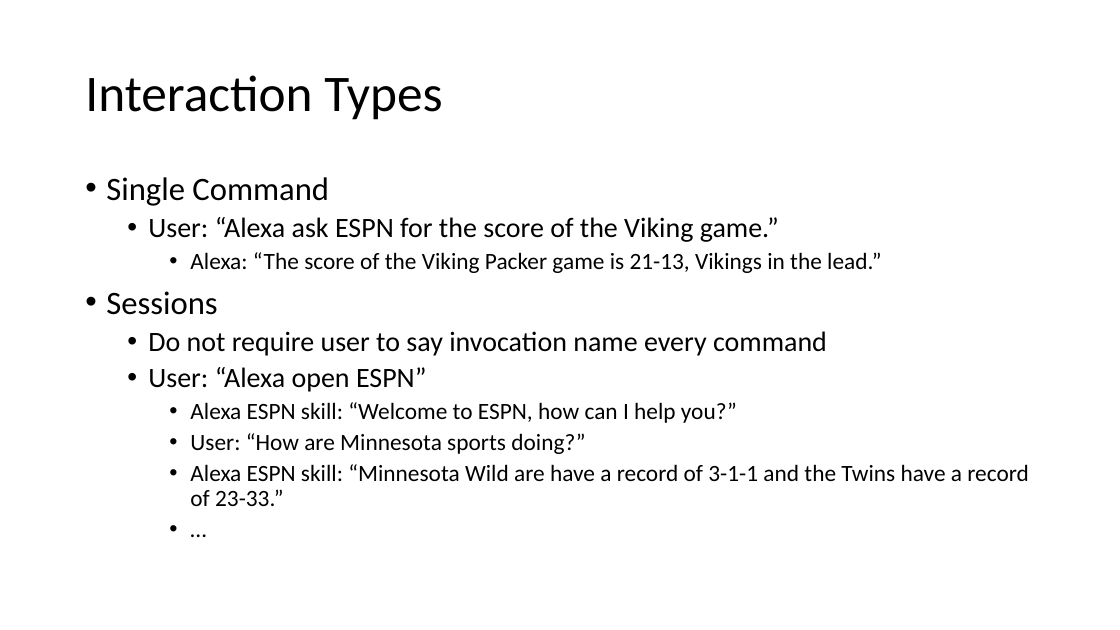
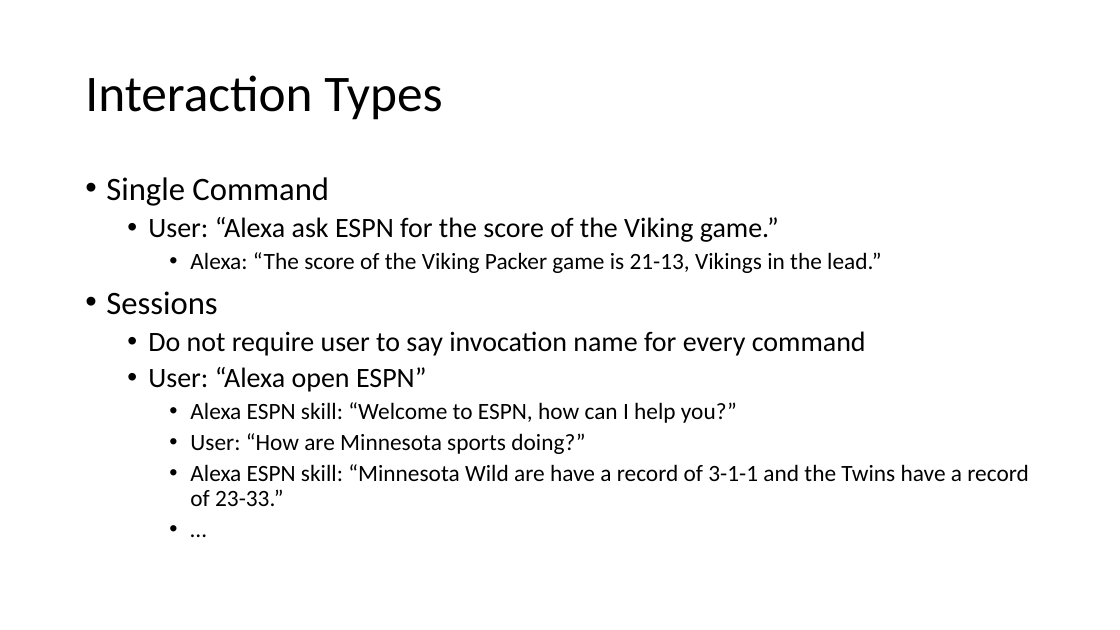
Before and after one commit to haydenwade/speaking-st-cloud-alexa-nodejs-public-apis, a slide deck: slide 11 of Building An Custom.pptx (slide 10 before the commit). Drawn at 1120x630 pixels with LibreOffice and Linux fonts; fonts in the diff are those of the drawing. Boxes give left, top, right and bottom in pixels: in the first picture for what was removed or moved away, otherwise in the second. Text is boxed around its words. In the diff, an @@ line names an element or a change of style, - is before the commit and + after.

```diff
--- a/Building An Custom.pptx
+++ b/Building An Custom.pptx
@@ text at [148, 331, 866, 356]: text changed @@
-  • Do not require user to say invocation name every command
+  • Do not require user to say invocation name for every command
```
Also in this commit, not shown: 6 other slides changed, 1 slide added, 5 other files.
